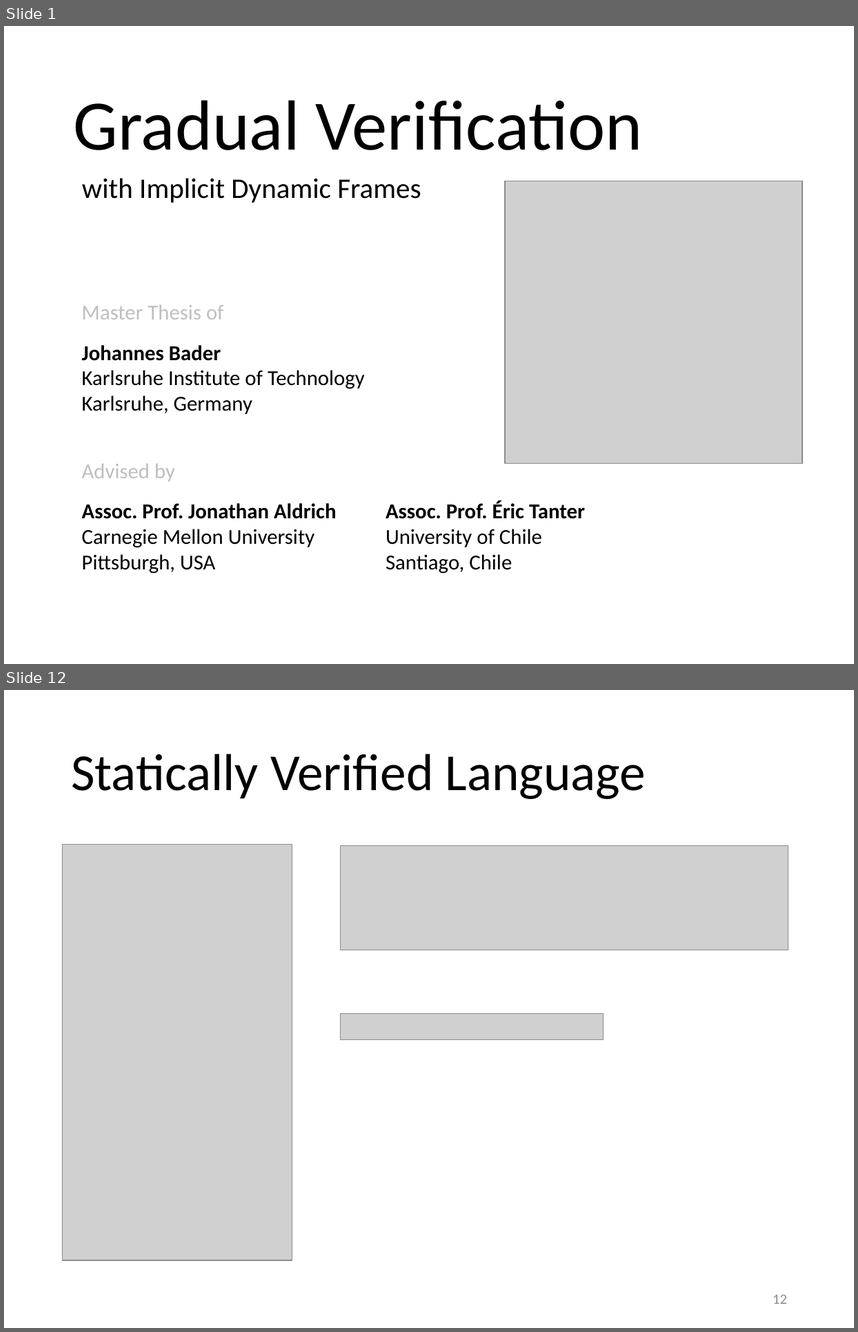
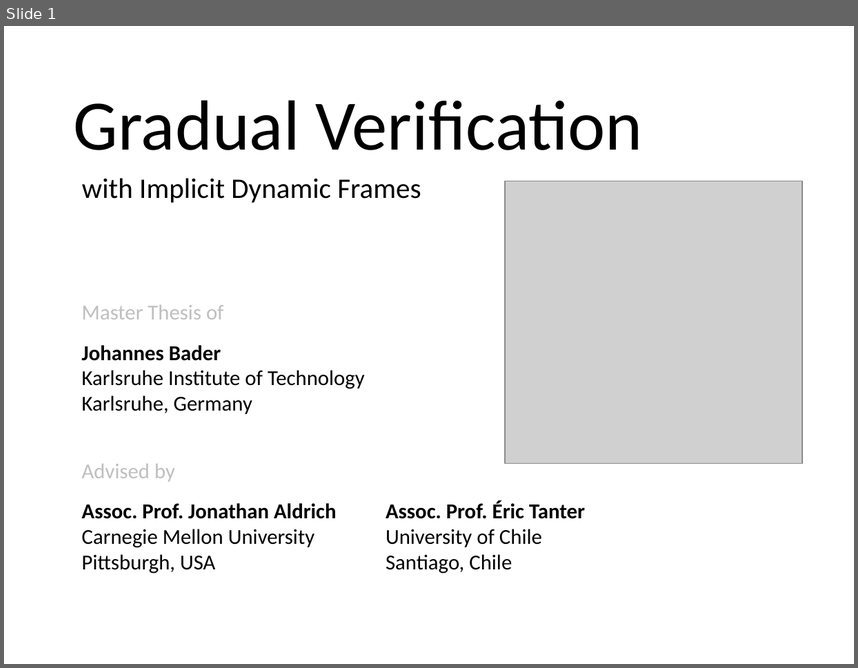
Before and after one commit to olydis/GradVerThesis, a slide deck: presentation/PLunch.pptm. Shown one above the other, each under a label of ours: slides 1 and 12 before the commit, slide 1 after it; the slides between them are not shown. The pictures are 858x1332 and 858x668 pixels, drawn with LibreOffice and Linux fonts; fonts in the diff are those of the drawing; grey boxes stand for pictures. Boxes give left, top, right and bottom in pixels: in the first picture for what was removed or moved away, otherwise in the second. Text is boxed around its words. In the diff, an @@ line names an element or a change of style, - is before the commit and + after.

```diff
--- a/presentation/PLunch.pptm
+++ b/presentation/PLunch.pptm
@@ slide 12 removed at [4,690,854,1328], background #FFFFFF @@
@@ title removed at [71,753,646,799] @@
-Statically Verified Language
@@ picture removed at [63,845,292,1261] @@
@@ picture removed at [340,845,788,950] @@
@@ picture removed at [340,1013,602,1038] @@
@@ page number removed at [773,1294,787,1303] @@
-12
```
Also in this commit, not shown: 40 slides changed, 5 slides added, 3 other slides removed.
